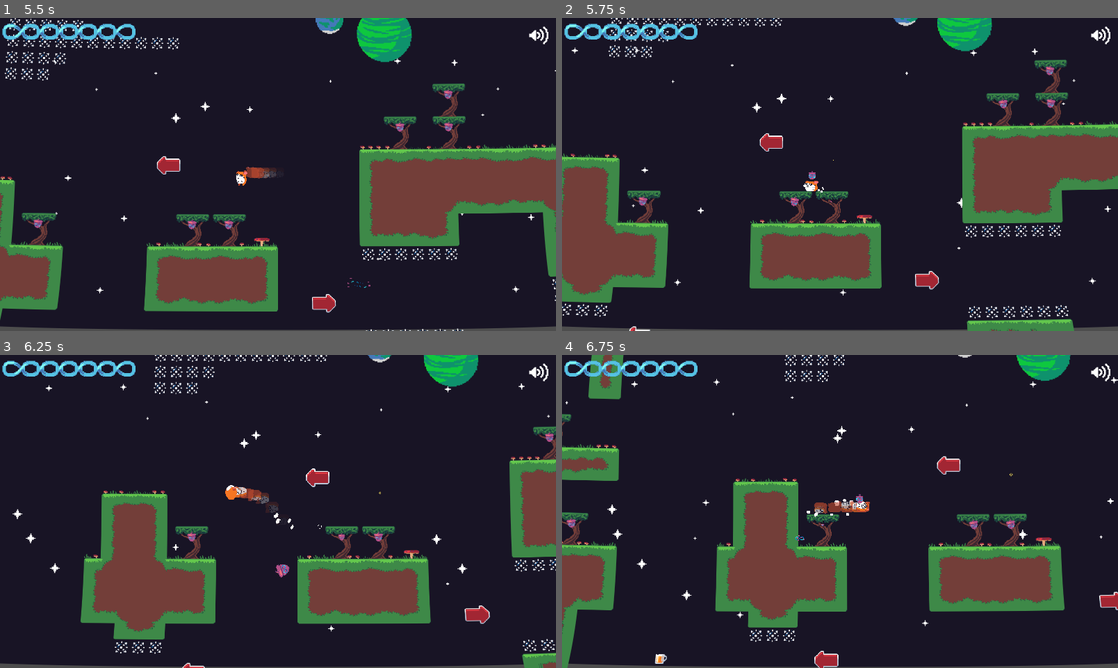
Above: before the commit, frames 1-4 (two rows, left to right).
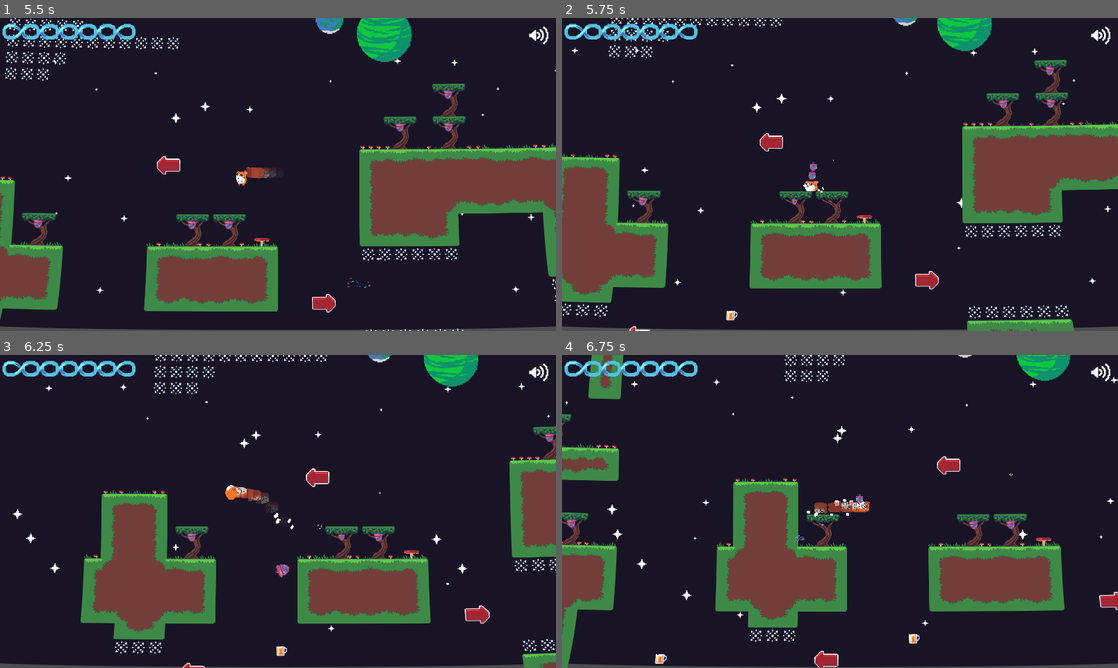
Above: after the commit, the same moments.

Repository: Codex112008/GMTK-2025-Game-Jam
Game: Godot game, scene res://Scenes/MainMenu.tscn
The game is run twice, just before and just after one commit, with the same random seed, the same clock (stepped at 60 frames per second) and the same inputs. Sound files missing from this copy of the repository are replaced by a short silence.
Inputs (mouse positions are in pixels of both pictures, inside the frame that each line leads up to):
- Up to frame 1 (5.5 s): click (227, 302) at 0.5 s; click (227, 302) at 1.25 s; click (278, 174) at 2 s; move the mouse to (250, 237) at 2.77 s; hold D (right) 2.78-4.28 s; tap Shift (dash) every 0.75 s from 2.85 to 5.1 s; tap Space (jump) at 3.02, 3.77, 5.27 s; move the mouse to (444, 221) at 3.52 s; move the mouse to (111, 127) at 4.27 s; hold A (left) from 4.28 s (still down); move the mouse to (305, 174) at 5.02 s
- Up to frame 2 (5.75 s): keep holding A (left)
- Up to frame 3 (6.25 s): keep holding A (left); move the mouse to (194, 433) at 5.77 s; tap Shift (dash) at 5.85 s; tap Space (jump) at 6.02 s
- Up to frame 4 (6.75 s): move the mouse to (962, 495) at 6.52 s; release A (left) at 6.53 s; hold D (right) from 6.53 s (still down); tap Shift (dash) at 6.6 s

Frame 1 is identical in both runs. In frame 2, 0.1% of the frame differs, in the area x 29-46%, y 46-97%; in frame 3, less than 0.1%; in frame 4, less than 0.1%.
Error after the commit: Invalid call. Nonexistent function 'play' in base 'CollisionShape2D'. (res://Scripts/Tree.gd:15)

Commit message:
made items seamless i think

Diff:
--- a/Scripts/Beer.gd
+++ b/Scripts/Beer.gd
@@ -9,6 +9,19 @@
 
 func _ready():
 	anim_player.play("sine")
+
+	var tilemap : MainTliemap = get_tree().get_nodes_in_group("MainTileMap")[0]
+	var dupe = duplicate()
+	dupe.set_script(null)
+	add_child(dupe)
+	dupe.position.x = tilemap.get_rect_world_pos_x()
+	dupe.get_child(2).play("sine")
+
+	dupe = duplicate()
+	dupe.set_script(null)
+	add_child(dupe)
+	dupe.position.x = -tilemap.get_rect_world_pos_x()
+	dupe.get_child(2).play("sine")
 
 func _on_body_entered(body):
 	var player : PlayerController = body as PlayerController
--- a/Scripts/Bouncepad.gd
+++ b/Scripts/Bouncepad.gd
@@ -5,6 +5,20 @@
 @export var my_sprite : AnimatedSprite2D
 @export var bounce_sound : SoundPlayer
 
+func _ready():
+	var tilemap : MainTliemap = get_tree().get_nodes_in_group("MainTileMap")[0]
+	var dupe = duplicate()
+	dupe.set_script(null)
+	add_child(dupe)
+	dupe.position.x = tilemap.get_rect_world_pos_x()
+	dupe.get_child(2).play("sine")
+
+	dupe = duplicate()
+	dupe.set_script(null)
+	add_child(dupe)
+	dupe.position.x = -tilemap.get_rect_world_pos_x()
+	dupe.get_child(2).play("sine")
+
 func _on_body_entered(body:Node2D) -> void:
 	if body is PlayerController:
 		bounce_sound.play_sound()
--- a/Scripts/MovingPlatform.gd
+++ b/Scripts/MovingPlatform.gd
@@ -12,6 +12,19 @@
 func _ready():
 	if move_on_touch:
 		moving = false
+
+	var tilemap : MainTliemap = get_tree().get_nodes_in_group("MainTileMap")[0]
+	var dupe = duplicate()
+	dupe.set_script(null)
+	add_child(dupe)
+	dupe.position.x = tilemap.get_rect_world_pos_x()
+	dupe.get_child(2).play("sine")
+
+	dupe = duplicate()
+	dupe.set_script(null)
+	add_child(dupe)
+	dupe.position.x = -tilemap.get_rect_world_pos_x()
+	dupe.get_child(2).play("sine")
 
 func _process(delta):
 	if moving:
--- a/Scripts/Tree.gd
+++ b/Scripts/Tree.gd
@@ -5,6 +5,20 @@
 var empty : bool = false
 
 @export var anim_player : AnimationPlayer
+
+func _ready():
+	var tilemap : MainTliemap = get_tree().get_nodes_in_group("MainTileMap")[0]
+	var dupe = duplicate()
+	dupe.set_script(null)
+	add_child(dupe)
+	dupe.position.x = tilemap.get_rect_world_pos_x()
+	dupe.get_child(2).play("sine")
+
+	dupe = duplicate()
+	dupe.set_script(null)
+	add_child(dupe)
+	dupe.position.x = -tilemap.get_rect_world_pos_x()
+	dupe.get_child(2).play("sine")
 
 func _process(delta):
 	# Omega band aid tb changed
Not shown: 1 places in Scenes/MainMenu.tscn that only renumber resources
Not shown: 1 places in Scenes/MovingPlatform.tscn that only renumber resources
Not shown: 2 places in Scenes/Tutorial.tscn that only renumber resources
